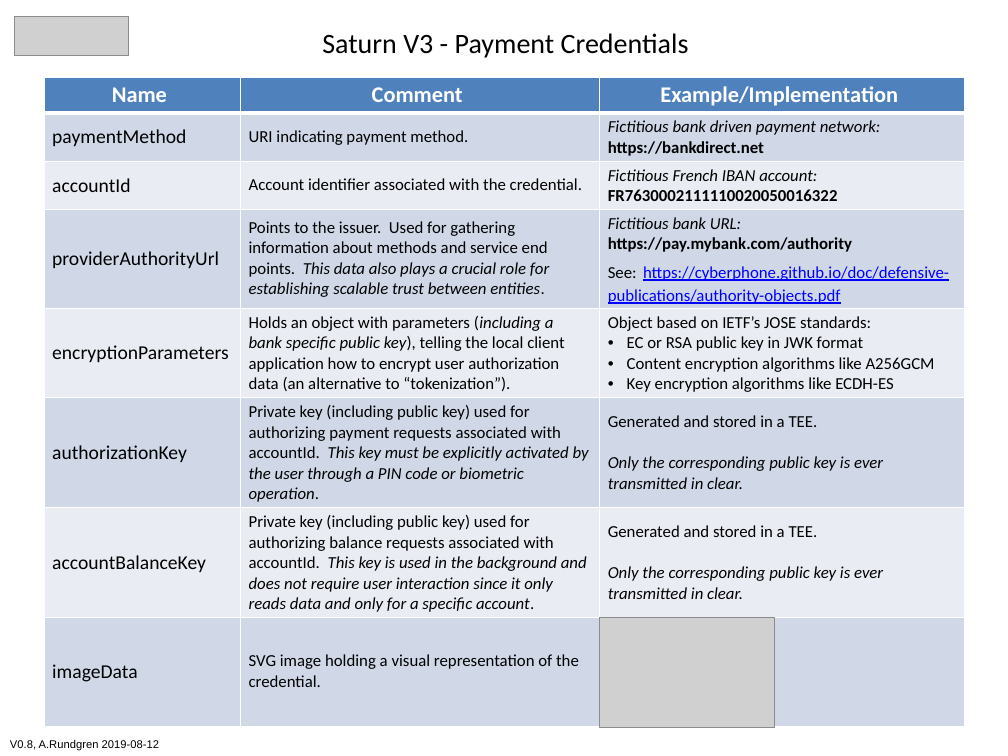
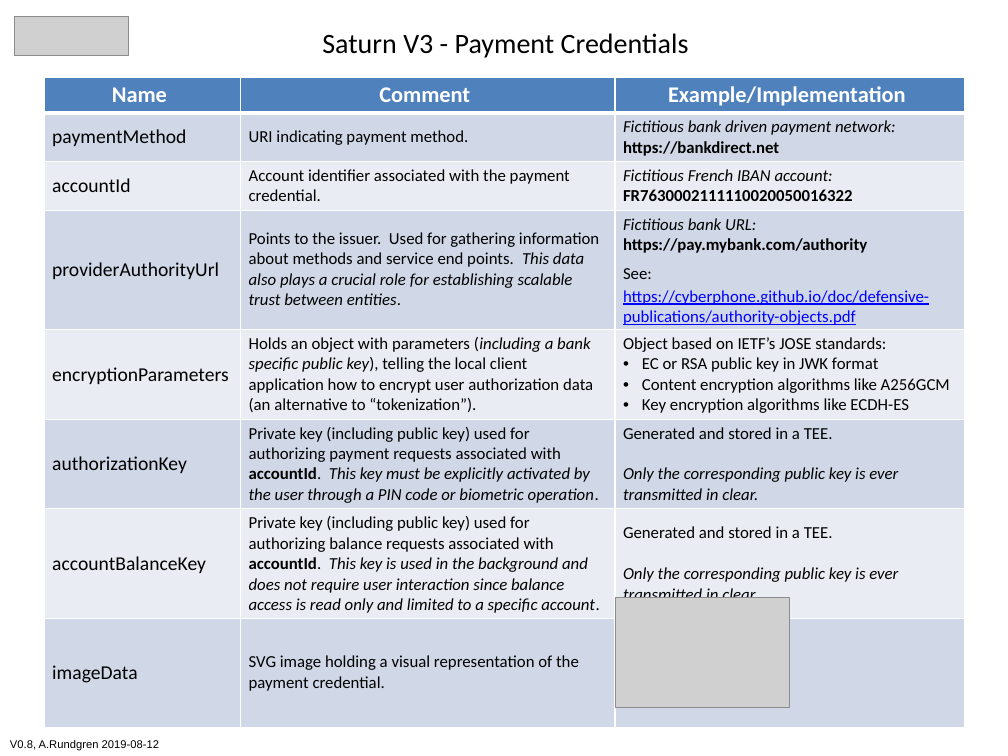
Before and after one commit to cyberphone/doc, a slide deck: slide 1 of saturn/saturn-payment-credentials.pptx. Drawn at 1008x756 pixels with LibreOffice and Linux fonts; fonts in the diff are those of the drawing; grey boxes stand for pictures. Boxes give left, top, right and bottom in pixels: in the first picture for what was removed or moved away, otherwise in the second. Text is boxed around its words. In the diff, an @@ line names an element or a change of style, - is before the commit and + after.

```diff
--- a/saturn/saturn-payment-credentials.pptx
+++ b/saturn/saturn-payment-credentials.pptx
@@ table at <box>44,77,965,707</box> @@
-row 3, column 2: Account identifier associated with the credential.
+row 3, column 2: Account identifier associated with the payment credential.
-row 7, column 2: Private key (including public key) used for authorizing balance requests associated with accountId. This key is used in the background and does not require user interaction since it only reads data and only for a specific account.
+row 7, column 2: Private key (including public key) used for authorizing balance requests associated with accountId. This key is used in the background and does not require user interaction since balance access is read only and limited to a specific account.
-row 8, column 2: SVG image holding a visual representation of the credential.
+row 8, column 2: SVG image holding a visual representation of the payment credential.
@@ bold on in "accountId." @@
@@ picture: place and size @@
-picture at <box>600,618,774,728</box>
+picture at <box>615,598,789,708</box>
```
Also in this commit, not shown: 1 other file.
